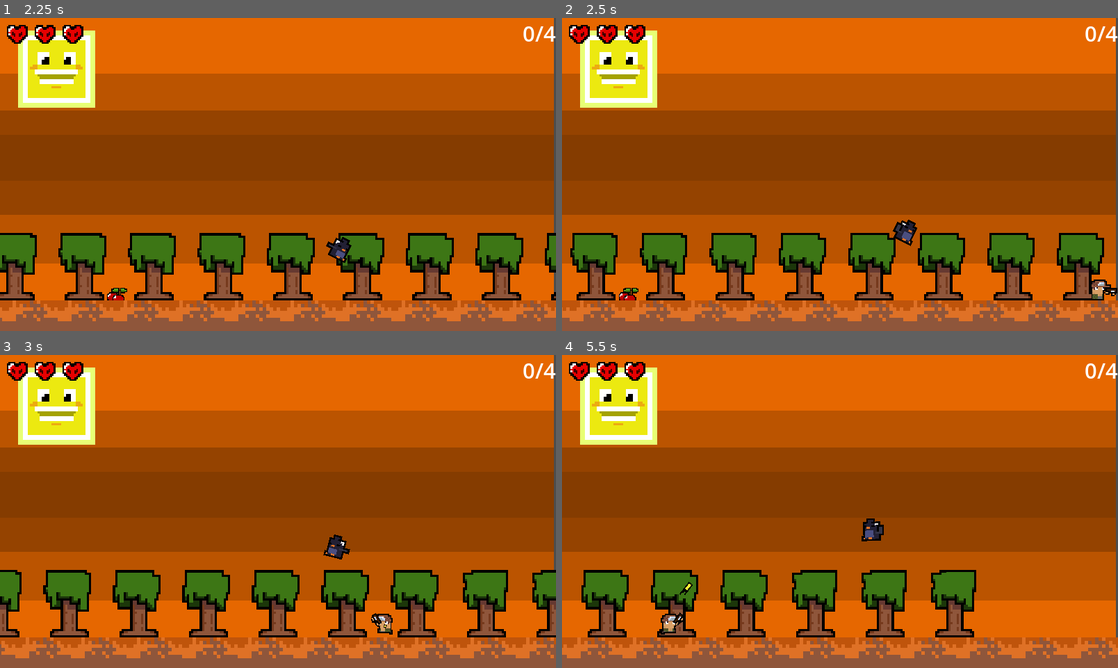
Above: before the commit, frames 1-4 (two rows, left to right).
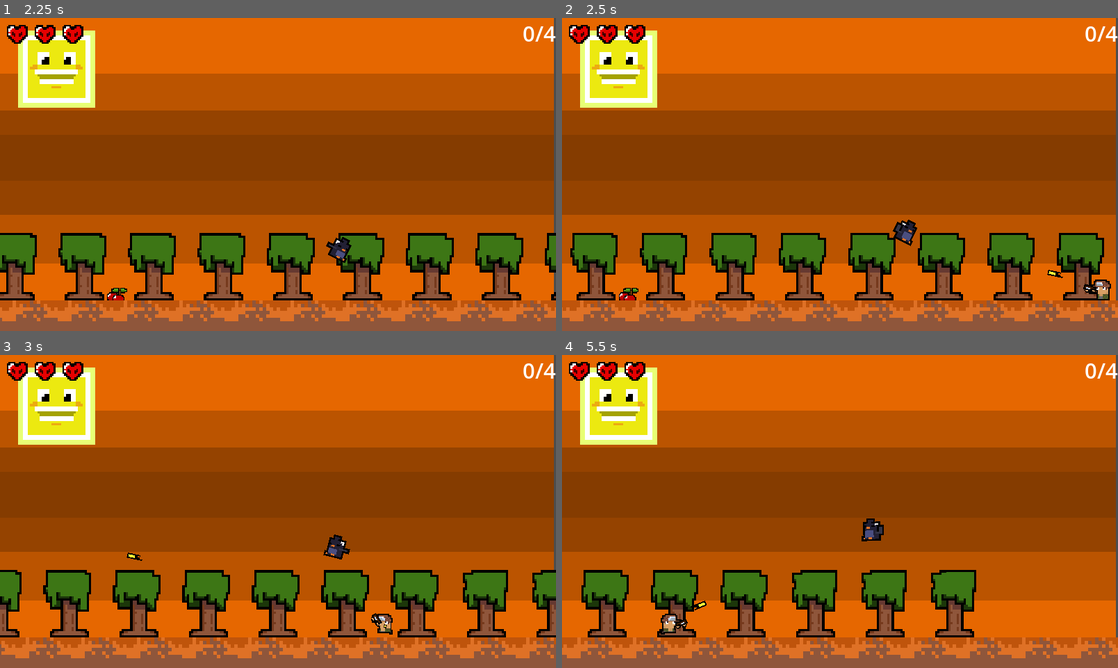
Above: after the commit, the same moments.

Repository: pochoco24/wild-jam-62
Game: Godot game, scene res://Scenes/ui_menu.tscn
Two runs of this game, one before a commit and one after it. Both use one fixed random seed, a clock stepped at 60 frames per second and the inputs below.
Inputs (mouse positions are in pixels of both pictures, inside the frame that each line leads up to):
- Up to frame 1 (2.25 s): click (278, 212) at 0.5 s; hold D (right) from 1.28 s (still down); tap W (flap) at 1.52, 1.82 s
- Up to frame 2 (2.5 s): keep holding D (right); tap W (flap) at 2.27 s
- Up to frame 3 (3 s): tap W (flap) at 2.57 s; release D (right) at 2.78 s; hold A (left) from 2.78 s (still down)
- Up to frame 4 (5.5 s): release A (left) at 3.53 s; hold D (right) 3.53-5.03 s; tap W (flap) at 3.77, 4.07, 4.52, 4.82, 5.27 s; hold A (left) from 5.03 s (still down)

Frame 1 is identical in both runs. In frame 2, 0.2% of the frame differs, in the area x 87-100%, y 80-91%; in frame 3, less than 0.1%; in frame 4, 0.1%.

Commit message:
Fixed shooting farmer

Diff:
--- a/Scripts/shoot_farmer.gd
+++ b/Scripts/shoot_farmer.gd
@@ -40,10 +40,6 @@
 	position.x += direction_to_player.x / speed
 
 	#aim gun
-	$GunPivotPoint.rotation = direction_to_player.angle()
-
-	$SpriteFarmer.flip_h = direction_to_player.x < 0
-	$GunPivotPoint.scale.y = -3 if direction_to_player.x < 0 else 3
 
 	$SpriteFarmer.play("walking")
 
@@ -74,12 +70,16 @@
 
 # shooting
 func shooting():
+	var direction_to_player = player.position - position
+	$GunPivotPoint.rotation = direction_to_player.angle()
+	$SpriteFarmer.flip_h = direction_to_player.x < 0
+	$GunPivotPoint.scale.y = -3 if direction_to_player.x < 0 else 3
 	if can_fire:
 		#shot start
 		can_fire = false
-		shoot_bullet()
 		$SpriteFarmer.play("walking")
 		$GunPivotPoint/SpriteGun.play("gun")
+		shoot_bullet()
 		#shot end
 		await get_tree().create_timer(2.0).timeout
 		#reload start
